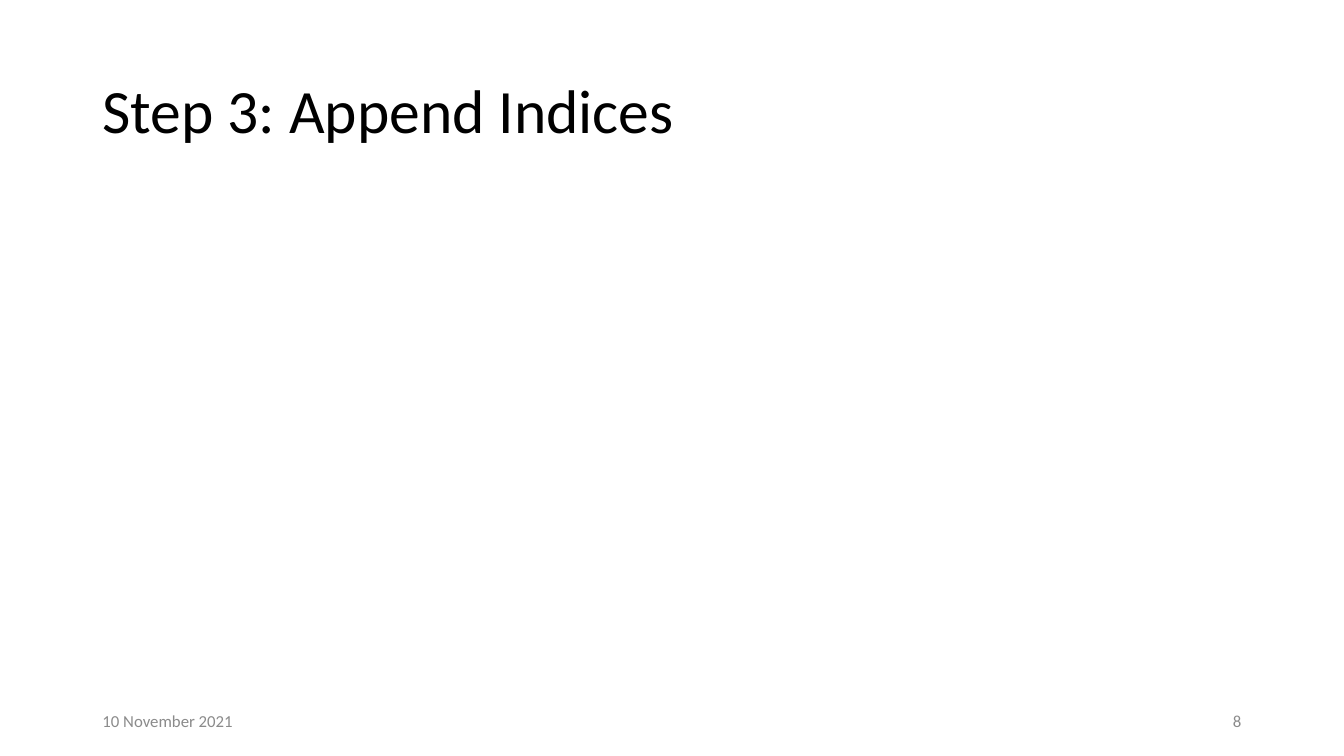
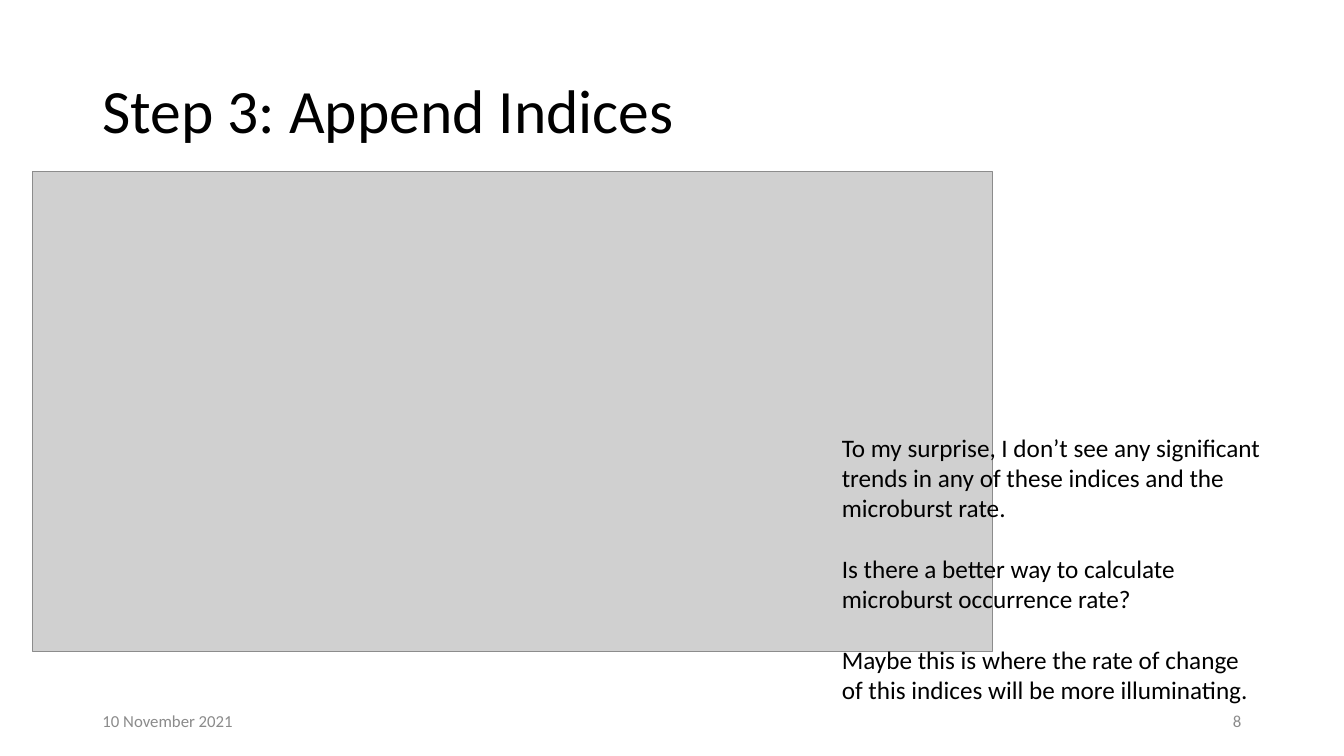
Before and after one commit to mshumko/sampex_microburst_indices, a slide deck: slide 8 of presentations/20211110_microbursts_vs_indices.pptx. Drawn at 1344x756 pixels with LibreOffice and Linux fonts; fonts in the diff are those of the drawing; grey boxes stand for pictures. Boxes give left, top, right and bottom in pixels: in the first picture for what was removed or moved away, otherwise in the second. Text is boxed around its words. In the diff, an @@ line names an element or a change of style, - is before the commit and + after.

```diff
--- a/presentations/20211110_microbursts_vs_indices.pptx
+++ b/presentations/20211110_microbursts_vs_indices.pptx
@@ picture added at (33, 171, 993, 651) @@
@@ text added at (842, 436, 1260, 704), 18 pt, text #000000 @@
+To my surprise, I don’t see any significant trends in any of these indices and the microburst rate.
+Is there a better way to calculate microburst occurrence rate?
+Maybe this is where the rate of change of this indices will be more illuminating.
```
Also in this commit, not shown: 3 other slides changed, 1 slide added, 1 other file.
